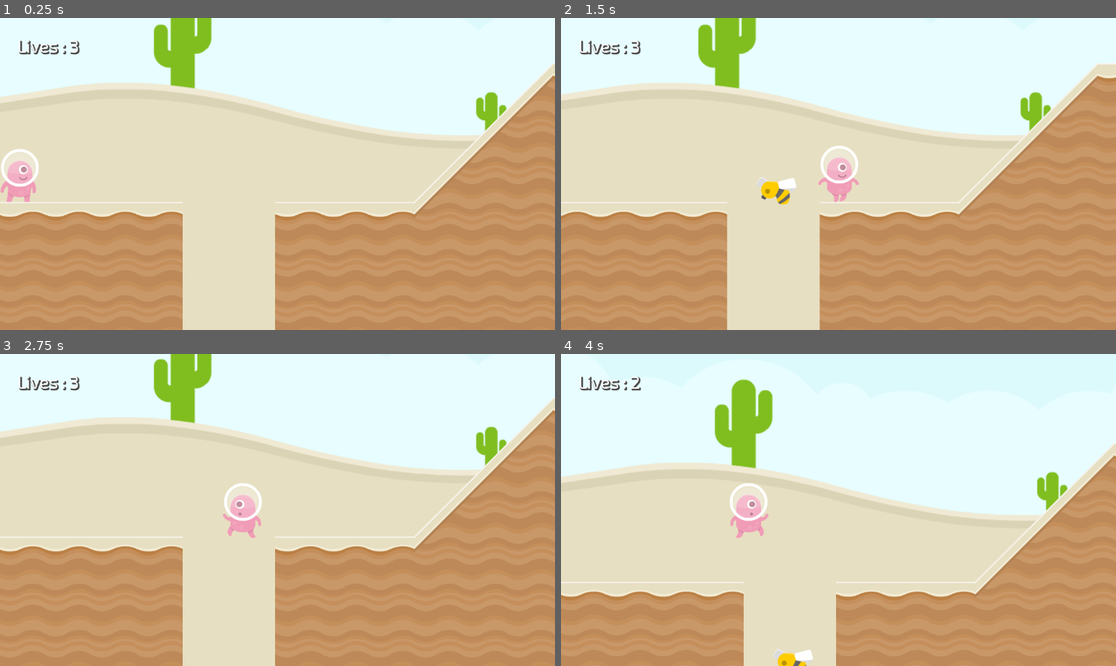
Above: before the commit, frames 1-4 (two rows, left to right).
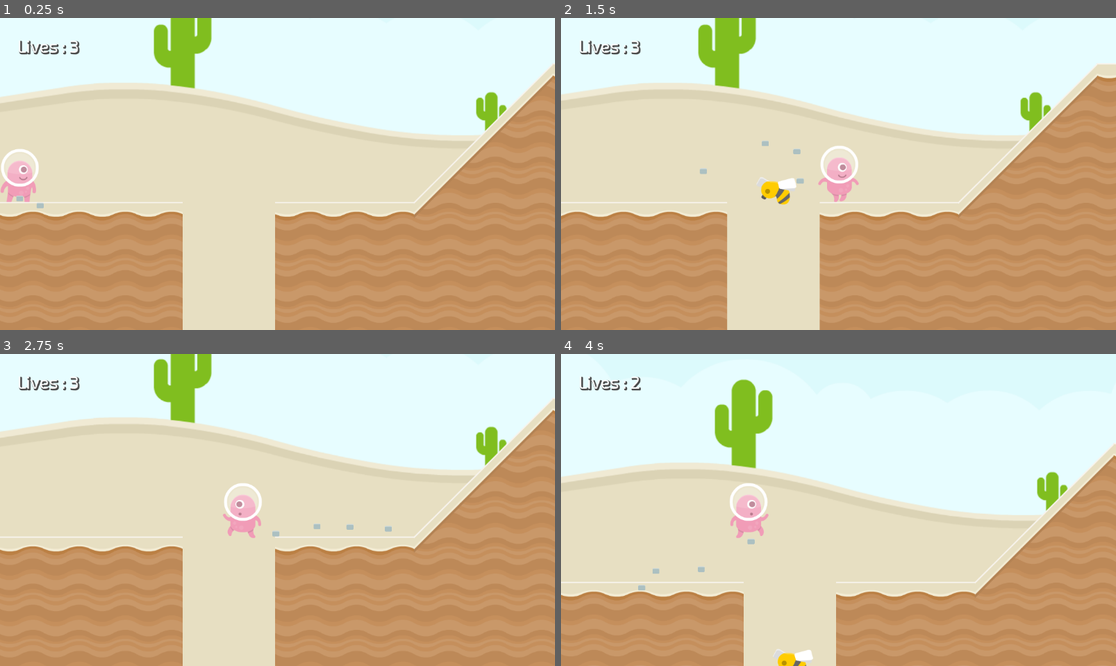
Above: after the commit, the same moments.

Repository: mmalkindi/gamedev-tutorial04
Game: Godot game, scene res://scenes/level/Level2.tscn
Same seed, same stepped clock (60 frames per second), same inputs: the game is played once before the commit and once after it. This scene is started directly instead of the project's main scene.
Inputs (mouse positions are in pixels of both pictures, inside the frame that each line leads up to):
- Up to frame 1 (0.25 s): no input
- Up to frame 2 (1.5 s): move the mouse to (960, 158) at 0.52 s; press the mouse at (960, 158) at 0.53 s; hold Right (right) from 0.53 s (still down); tap Space (jump) at 0.77 s; move the mouse to (727, 189) at 1.27 s; release the mouse at (727, 189) at 1.28 s; click (727, 189) at 1.35 s
- Up to frame 3 (2.75 s): tap Space (jump) at 1.52 s; move the mouse to (333, 441) at 2.02 s; release Right (right) at 2.03 s; press the mouse at (333, 441) at 2.03 s; hold A (left) from 2.03 s (still down)
- Up to frame 4 (4 s): move the mouse to (810, 572) at 2.77 s; release A (left) at 2.78 s; release the mouse at (810, 572) at 2.78 s; hold Right (right) from 2.78 s (still down); click (810, 572) at 2.85 s; tap Space (jump) at 3.02, 3.77 s; move the mouse to (1005, 556) at 3.52 s; press the mouse at (1005, 556) at 3.53 s

The runs differ from the first frame. In frame 1, less than 0.1% of the frame differs, in the area x 3-8%, y 57-62%; in frame 2, less than 0.1%; in frame 3, less than 0.1%, in the area x 49-71%, y 54-59%; in frame 4, less than 0.1%.

Commit message:
feat: add player trail particle

Diff:
--- a/scenes/level/entities/Player.tscn
+++ b/scenes/level/entities/Player.tscn
@@ -1,7 +1,8 @@
-[gd_scene load_steps=8 format=3 uid="uid://bc2fujtl13g10"]
+[gd_scene load_steps=10 format=3 uid="uid://bc2fujtl13g10"]
 
 [ext_resource type="Script" path="res://scenes/level/entities/player.gd" id="1_xsgpf"]
 [ext_resource type="Texture2D" uid="uid://dhsqj8dybb7fq" path="res://assets/kenney_platformerpack/Spritesheets/spritesheet_alien.png" id="2"]
+[ext_resource type="Texture2D" uid="uid://dk3b8oij0kb2v" path="res://assets/kenney_platformerpack/PNG/Particles/brickGrey.png" id="3_1osqw"]
 
 [sub_resource type="RectangleShape2D" id="1"]
 size = Vector2(52.924, 76.884)
@@ -61,6 +62,17 @@
 "Walk": SubResource("4")
 }
 
+[sub_resource type="ParticleProcessMaterial" id="ParticleProcessMaterial_itw1c"]
+particle_flag_disable_z = true
+emission_shape = 3
+emission_box_extents = Vector3(30, 1, 1)
+spread = 180.0
+initial_velocity_min = 50.0
+initial_velocity_max = 50.0
+gravity = Vector3(0, 98, 0)
+scale_min = 0.3
+scale_max = 0.3
+
 [node name="Player" type="CharacterBody2D"]
 script = ExtResource("1_xsgpf")
 
@@ -85,3 +97,10 @@
 limit_left = 0
 limit_top = 0
 limit_bottom = 650
+
+[node name="GPUParticles2D" type="GPUParticles2D" parent="."]
+position = Vector2(0, 30)
+amount = 4
+process_material = SubResource("ParticleProcessMaterial_itw1c")
+texture = ExtResource("3_1osqw")
+lifetime = 0.5
